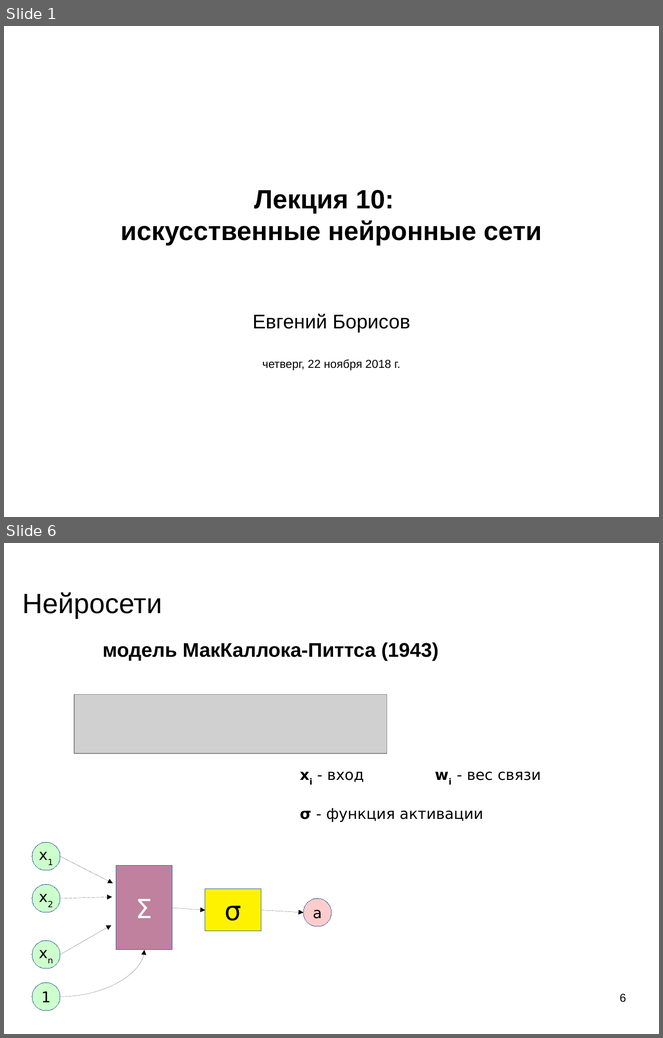
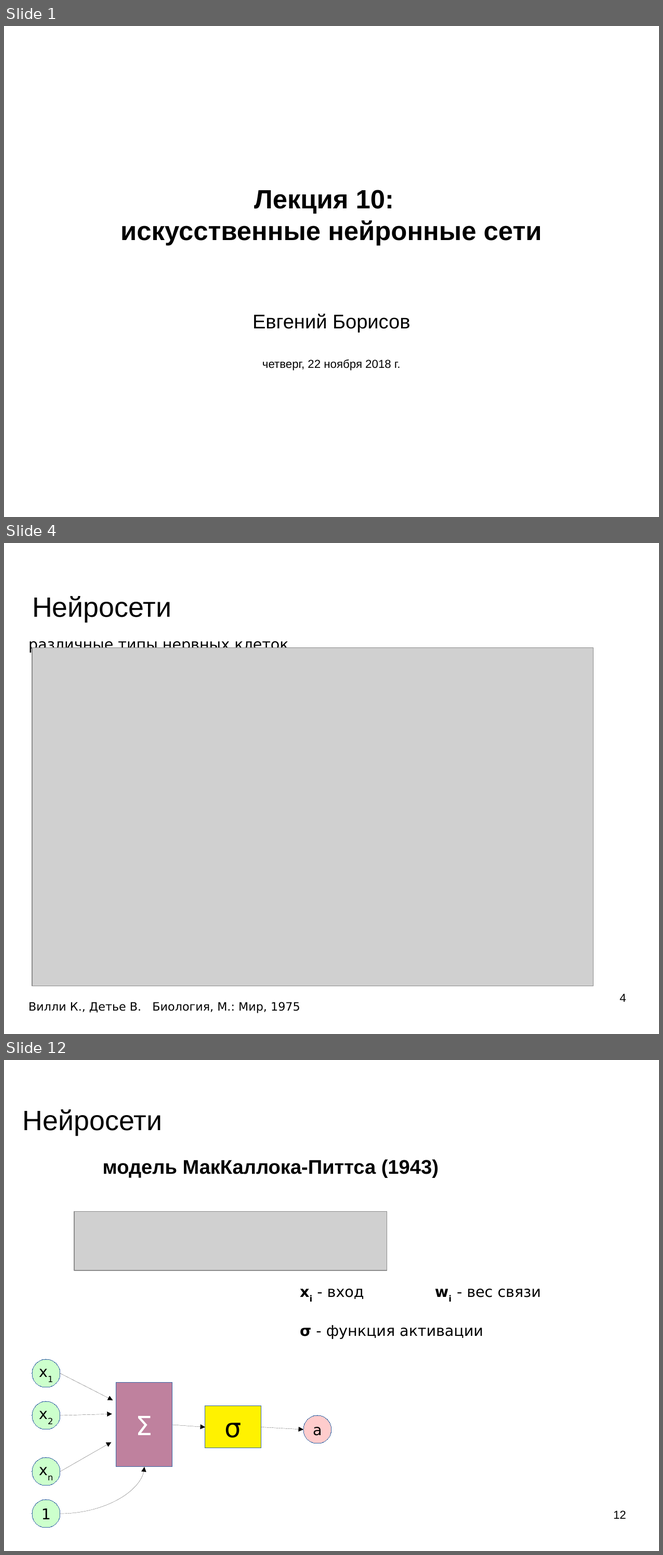
Before and after one commit to mechanoid5/ml_lectorium_legacy, a slide deck: 10-ann.odp. Shown one above the other, each under a label of ours: slides 1 and 6 before the commit, slides 1, 4 and 12 after it; the slides between them are not shown. The pictures are 663x1038 and 663x1555 pixels, drawn with LibreOffice and Linux fonts; fonts in the diff are those of the drawing; grey boxes stand for pictures; background and template pictures are left out. Boxes give left, top, right and bottom in pixels: in the first picture for what was removed or moved away, otherwise in the second. Text is boxed around its words. In the diff, an @@ line names an element or a change of style, - is before the commit and + after.

```diff
--- a/10-ann.odp
+++ b/10-ann.odp
@@ slide 4 added at [4, 543, 659, 1034], background picture (left out) @@
@@ title added at [32, 596, 171, 622], 33.9 pt, text #000000 @@
+Нейросети
@@ text added at [28, 638, 288, 653], 18 pt, text #000000 @@
+различные типы нервных клеток
@@ picture added at [32, 648, 594, 986] @@
@@ page number added at [620, 994, 626, 1002], 14 pt, text #000000 @@
+4
@@ text added at [28, 1002, 300, 1014], 14 pt, text #000000 @@
+Вилли К., Детье В. Биология, М.: Мир, 1975
@@ what was slide 6 is now slide 12 @@
@@ page number at [613, 1511, 626, 1519]: text changed @@
-6
+12
```
Also in this commit, not shown: 2 slides changed, 7 other slides added, 2 slides removed, 6 other files.
